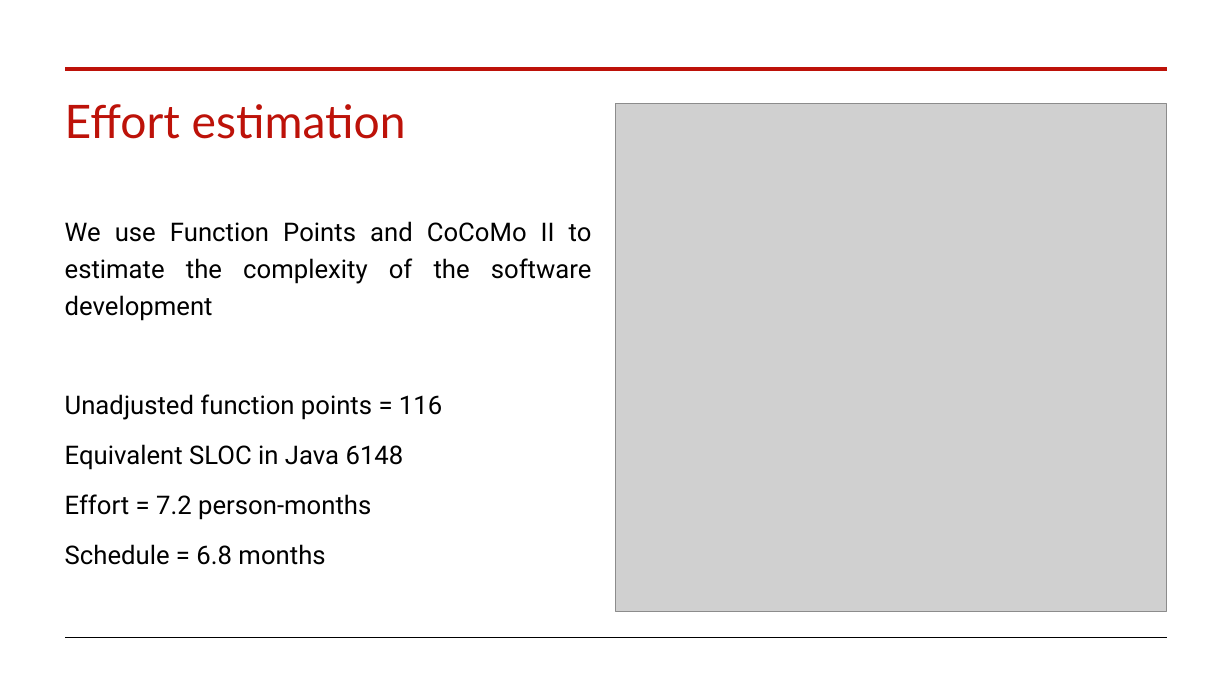
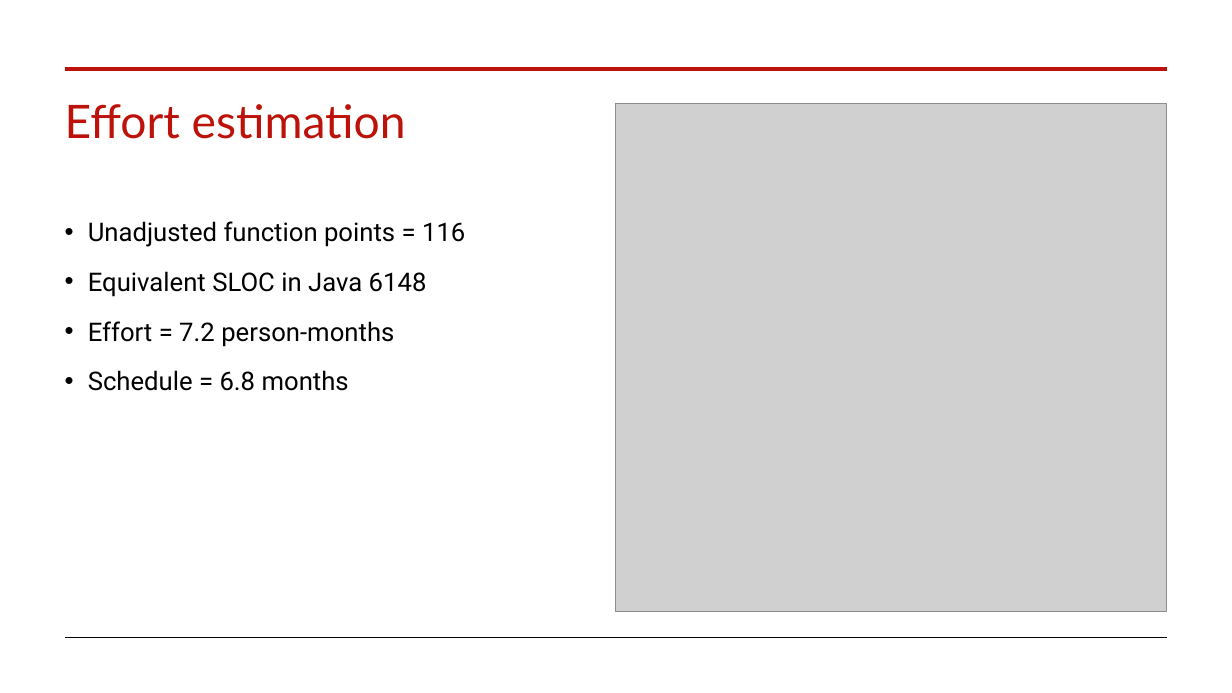
Before and after one commit to mauroficorella/LABAP, a slide deck: slide 12 of Documentation/Presentation.pptx. Drawn at 1232x693 pixels with LibreOffice and Linux fonts; fonts in the diff are those of the drawing; grey boxes stand for pictures. Boxes give left, top, right and bottom in pixels: in the first picture for what was removed or moved away, otherwise in the second. Text is boxed around its words. In the diff, an @@ line names an element or a change of style, - is before the commit and + after.

```diff
--- a/Documentation/Presentation.pptx
+++ b/Documentation/Presentation.pptx
@@ text "Unadjusted function points = 116" at (88, 221, 465, 391): bullet none to • @@
@@ text at (65, 221, 592, 321): paragraph removed @@
-We use Function Points and CoCoMo II to estimate the complexity of the software development
```
Also in this commit, not shown: 1 other slide changed, 2 slides added, 10 other files.
